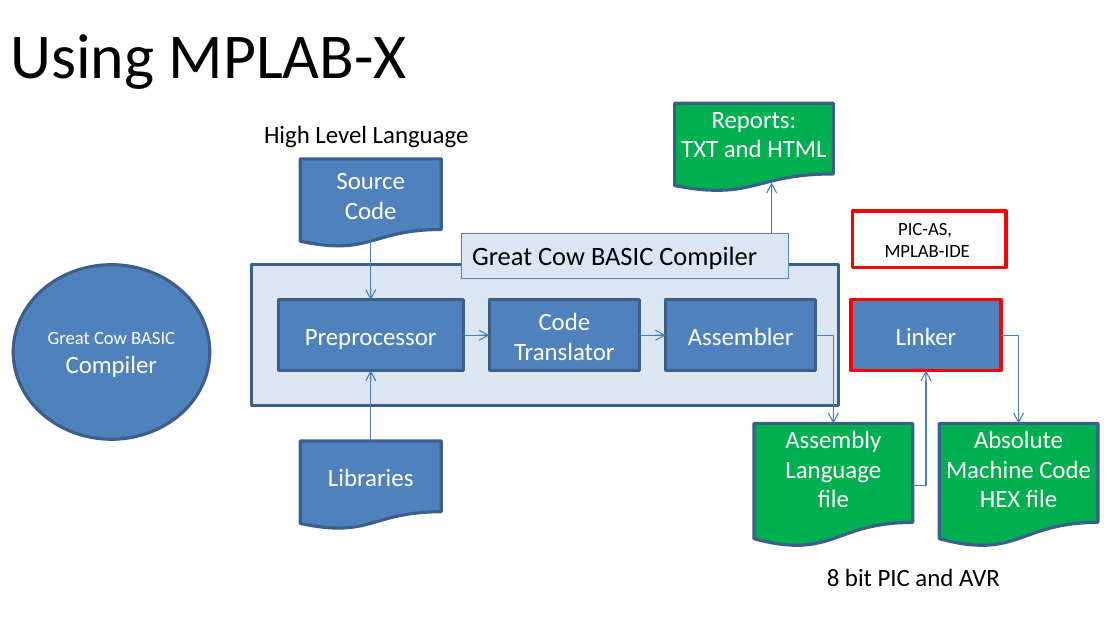
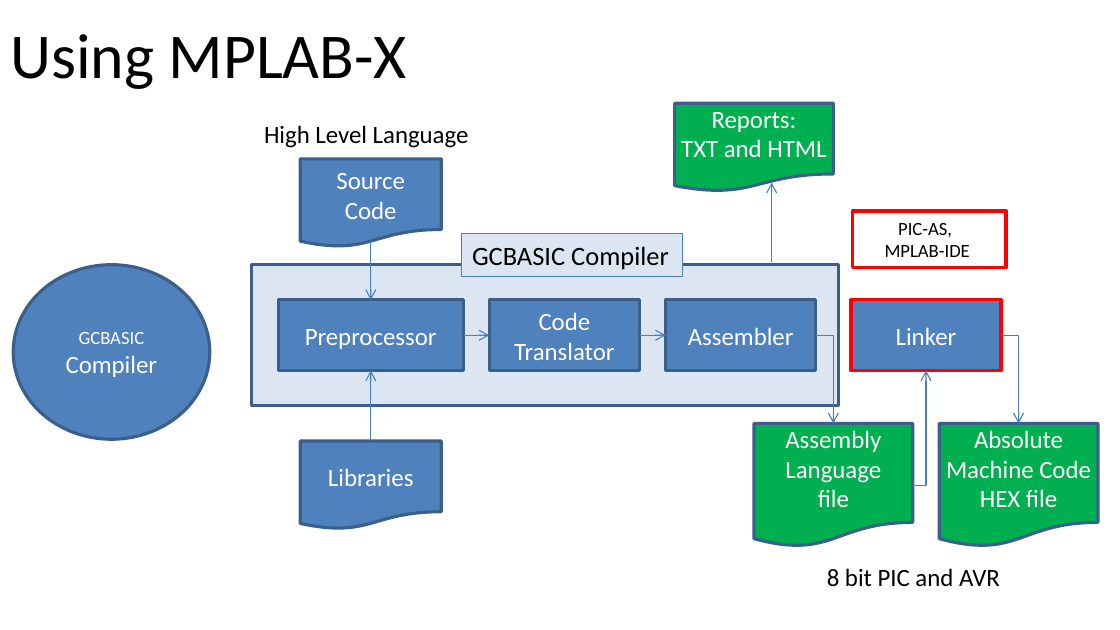
Before and after one commit to GreatCowBASIC/Demonstration_Sources, a slide deck: slide 8 of Vendor_Boards/Great_Cow_Basic_Demo_Board/18Fx6q20_ChipRange_Demonstrations/tutorials/Great Cow BASIC_Part18.pptx. Drawn at 1120x630 pixels with LibreOffice and Linux fonts; fonts in the diff are those of the drawing. Boxes give left, top, right and bottom in pixels: in the first picture for what was removed or moved away, otherwise in the second. Text is boxed around its words. In the diff, an @@ line names an element or a change of style, - is before the commit and + after.

```diff
--- a/Vendor_Boards/Great_Cow_Basic_Demo_Board/18Fx6q20_ChipRange_Demonstrations/tutorials/Great Cow BASIC_Part18.pptx
+++ b/Vendor_Boards/Great_Cow_Basic_Demo_Board/18Fx6q20_ChipRange_Demonstrations/tutorials/Great Cow BASIC_Part18.pptx
@@ rectangle "GCBASIC Compiler": place and size @@
-rectangle "GCBASIC Compiler" at (461,233,788,278)
+rectangle "GCBASIC Compiler" at (461,233,683,277)
@@ text in rectangle at (472,246,669,270): text changed @@
-Great Cow BASIC Compiler
+GCBASIC Compiler
@@ text in ellipse at (66,332,157,377): text changed; size 12 to 16 pt @@
-Great Cow BASIC Compiler
+GCBASIC Compiler
```
Also in this commit, not shown: 9 other slides changed, 57 other files.
